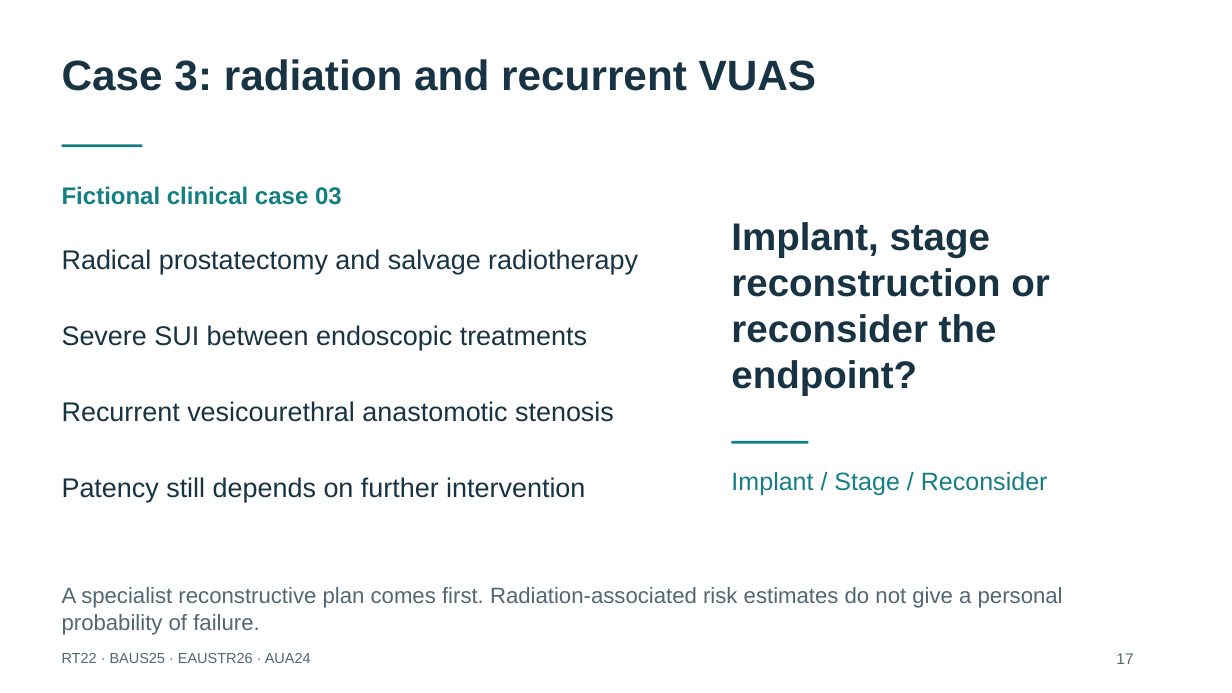
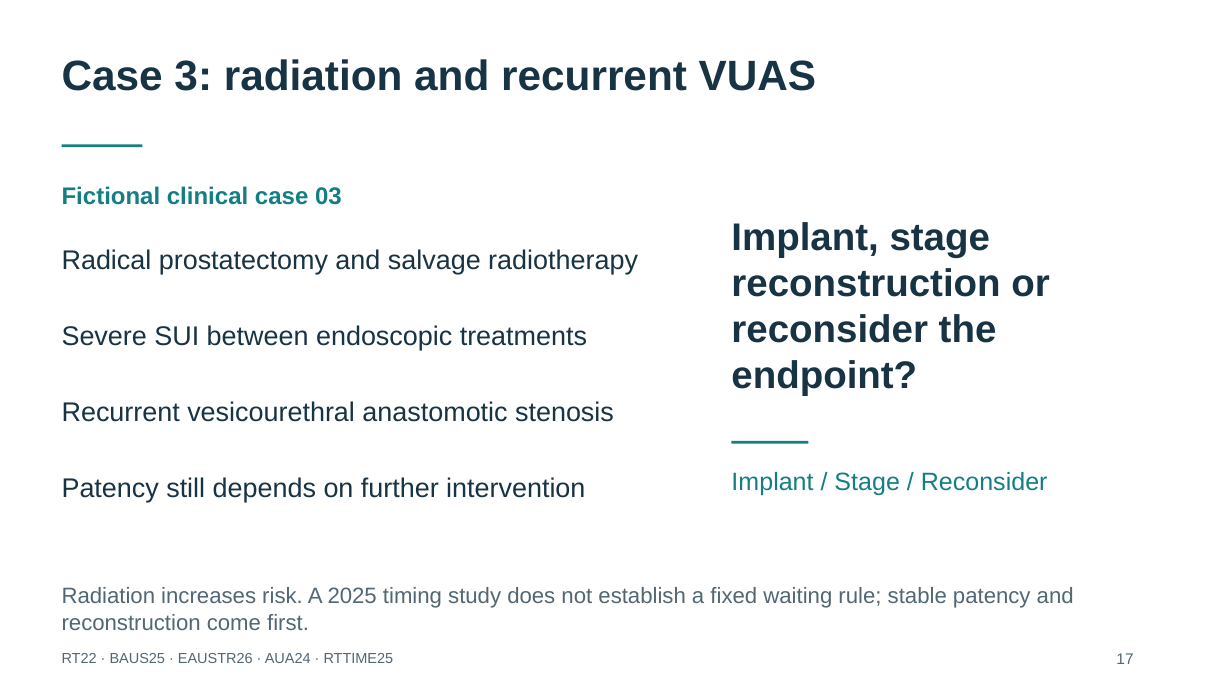
Before and after one commit to nityjr-ctrl/aus-presentation, a slide deck: slide 18 of presentation/AUS-teaching-deck.pptx. Drawn at 1232x693 pixels with LibreOffice and Linux fonts; fonts in the diff are those of the drawing. Boxes give left, top, right and bottom in pixels: in the first picture for what was removed or moved away, otherwise in the second. Text is boxed around its words. In the diff, an @@ line names an element or a change of style, - is before the commit and + after.

```diff
--- a/presentation/AUS-teaching-deck.pptx
+++ b/presentation/AUS-teaching-deck.pptx
@@ text at bbox=[62, 587, 1074, 630]: text changed @@
-A specialist reconstructive plan comes first. Radiation-associated risk estimates do not give a personal probability of failure.
+Radiation increases risk. A 2025 timing study does not establish a fixed waiting rule; stable patency and reconstruction come first.
@@ text at bbox=[62, 653, 394, 663]: text changed @@
-RT22 · BAUS25 · EAUSTR26 · AUA24
+RT22 · BAUS25 · EAUSTR26 · AUA24 · RTTIME25
```
Also in this commit, not shown: 27 other slides changed, 3 slides added, 12 other files.
